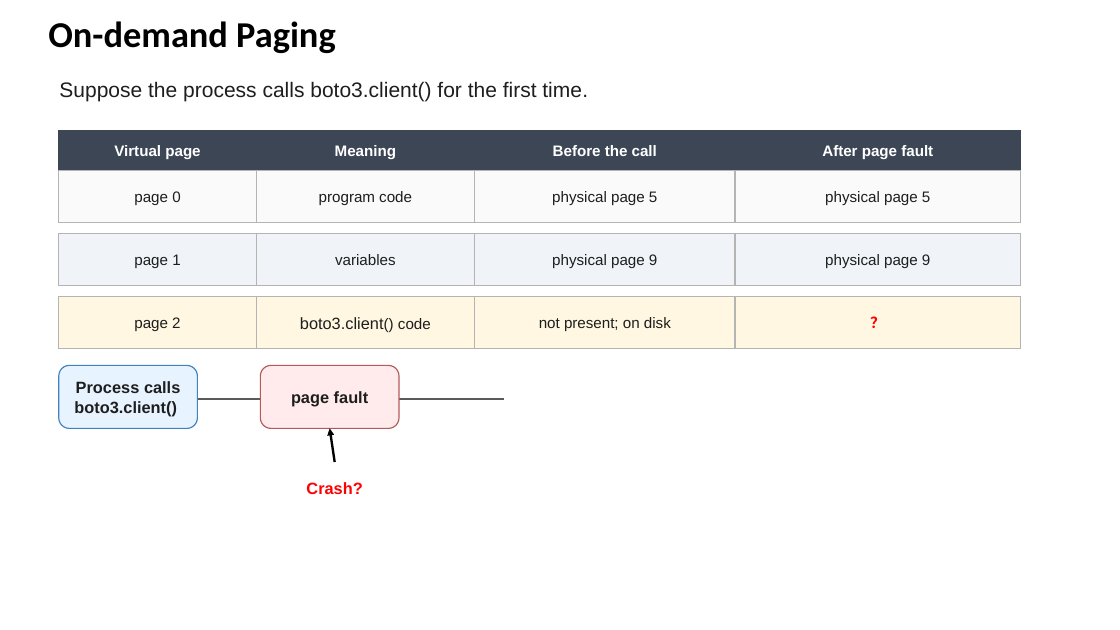
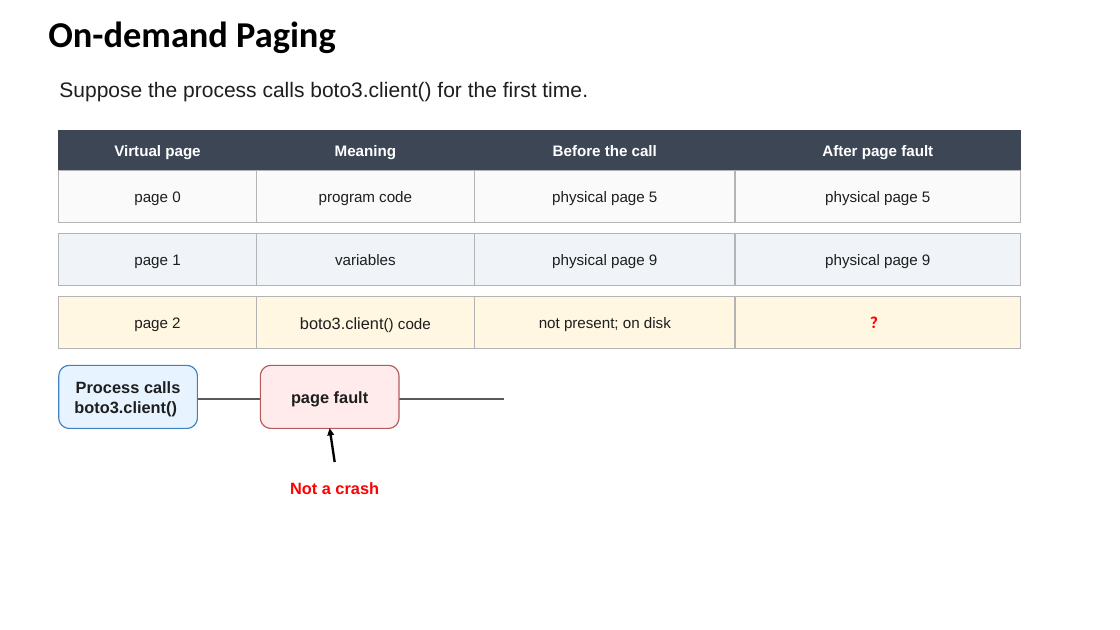
Before and after one commit to zhangzhics/CITS5503_Sem2, a slide deck: slide 15 of Live-lecture-slides/CITS5503Virtualization_DynamoDB_week4.pptx. Drawn at 1120x630 pixels with LibreOffice and Linux fonts; fonts in the diff are those of the drawing. Boxes give left, top, right and bottom in pixels: in the first picture for what was removed or moved away, otherwise in the second. Text is boxed around its words. In the diff, an @@ line names an element or a change of style, - is before the commit and + after.

Commit message:
corrected typos in slides of week 4

```diff
--- a/Live-lecture-slides/CITS5503Virtualization_DynamoDB_week4.pptx
+++ b/Live-lecture-slides/CITS5503Virtualization_DynamoDB_week4.pptx
@@ text at [290,482,379,494]: text changed @@
-Crash?
+Not a crash
```
Also in this commit, not shown: 19 other slides changed.
